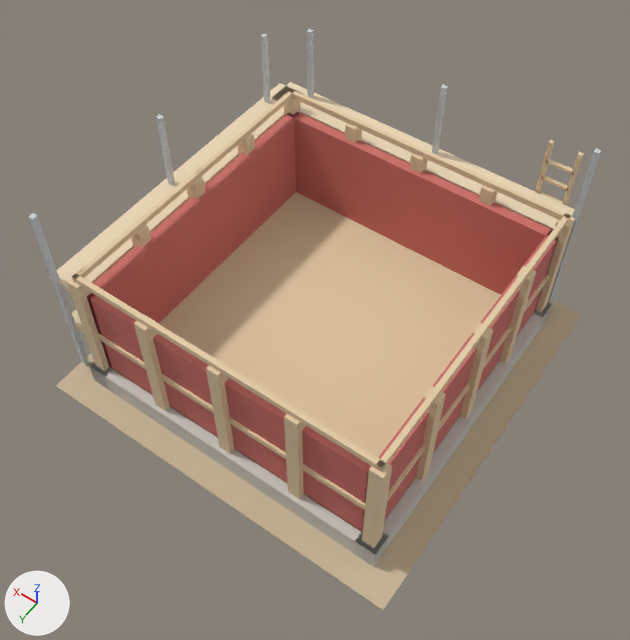
An edit to the glTF model art/models/buildings/cow_shed_site_7.glb, drawn before and after from the same camera.
One viewpoint serves both versions: a 50 mm lens placed at (-0.4, 1.07, 3.5), pointed at (1.02, -0.92, 0.36). The axes (+X, +Y, +Z) are drawn at lower left. The lights are the same throughout. The first picture is the older version. Where no turn or scale is listed for an object, it has been applied to the vertices. Vertices at exactly the same position are counted once.

Names of what the first picture shows: 'body'.
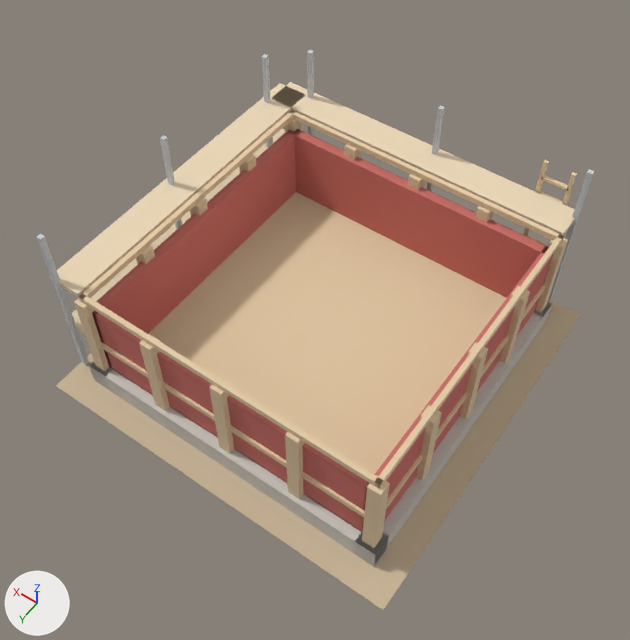
Where the newer file only moved an object's origin or applied its transform, the numbers keep the older frame.

Where the change shows, as pixel boxes (x1, y1, x2, y2) in the pictures (630 x 640 px; the box of a moved part takes in the faces that stretch with it):
'body', reshaped
    before: (29, 29, 601, 611)
    after: (36, 50, 594, 611)
part 1 of me_mesh_0, moved or reshaped (mostly hidden)
    before: (97, 333, 365, 510)
    after: (99, 342, 365, 517)
part 2 of me_mesh_0, moved or reshaped (mostly hidden)
    before: (387, 275, 549, 501)
    after: (386, 284, 546, 509)
part 3 of me_mesh_0, moved or reshaped
    before: (72, 273, 385, 472)
    after: (79, 294, 383, 488)
part 4 of me_mesh_0, moved or reshaped
    before: (74, 89, 570, 282)
    after: (79, 110, 563, 300)
part 5 of me_mesh_0, moved or reshaped
    before: (376, 214, 571, 471)
    after: (374, 234, 564, 489)
part 6 of me_mesh_0, deleted
    before: (545, 159, 574, 175)
part 7 of me_mesh_0, moved or reshaped
    before: (29, 29, 601, 548)
    after: (36, 50, 594, 548)

Edits to the bpy script that builds the scene:
```text
Change me_mesh_0:
    used by ob_body; location = (0.062, -0.122, 0.0)
    remove me_mesh_0.from_pydata(...)  # 450 vertices, 696 faces; spans x 0.04..2.14, y -1.89..0.02, z 0.0..1.02
    add me_mesh_0.from_pydata(...)  # 446 vertices, 684 faces; spans x 0.04..2.14, y -1.89..0.02, z 0.0..0.9
    me_mesh_0 part 1: the loose piece of 8 vertices spanning x 0.21..1.73, y -0.17..-0.15, z 0.37..0.4 is moved by (0.0, 0.0, -0.07)
    me_mesh_0 part 2: the loose piece of 8 vertices spanning x 0.21..0.23, y -1.67..-0.15, z 0.37..0.4 is moved by (0.0, 0.0, -0.07)
    me_mesh_0 part 3: the loose piece of 8 vertices spanning x 0.21..1.73, y -0.17..-0.15, z 0.73..0.76 is moved by (0.0, 0.0, -0.13)
    me_mesh_0 part 4: the loose piece of 14 vertices spanning x 0.21..1.73, y -1.67..-0.15, z 0.73..0.76 is moved by (0.0, 0.0, -0.13)
    me_mesh_0 part 5: the loose piece of 8 vertices spanning x 0.21..0.23, y -1.67..-0.15, z 0.73..0.76 is moved by (0.0, 0.0, -0.13)
    me_mesh_0 part 6: the loose piece of 8 vertices spanning x 0.3..0.44, y -1.89..-1.87, z 0.8..0.81 is deleted
    me_mesh_0 part 7
    4 vertices are removed from x 0.22..0.27, y -1.66..-0.16, z 0.65
    21 faces are deleted
    64 vertices in x 0.19..1.75, y -1.69..-0.13, z 0.73 move by (0.0, 0.0, -0.13)
    32 vertices in x 0.21..1.89, y -1.89..-0.15, z 0.92..1.02 move by (0.0, 0.0, -0.12)
    8 vertices in x 0.22..1.72, y -1.66..-0.16, z 0.65 move by (0.0, 0.0, -0.11)
    8 vertices are added at x 0.22..0.27, y -1.66..-0.16, z 0.13..0.54
    21 new faces join them, mat_wall
    other edits to the shape of me_mesh_0 do not show in these pictures
```
